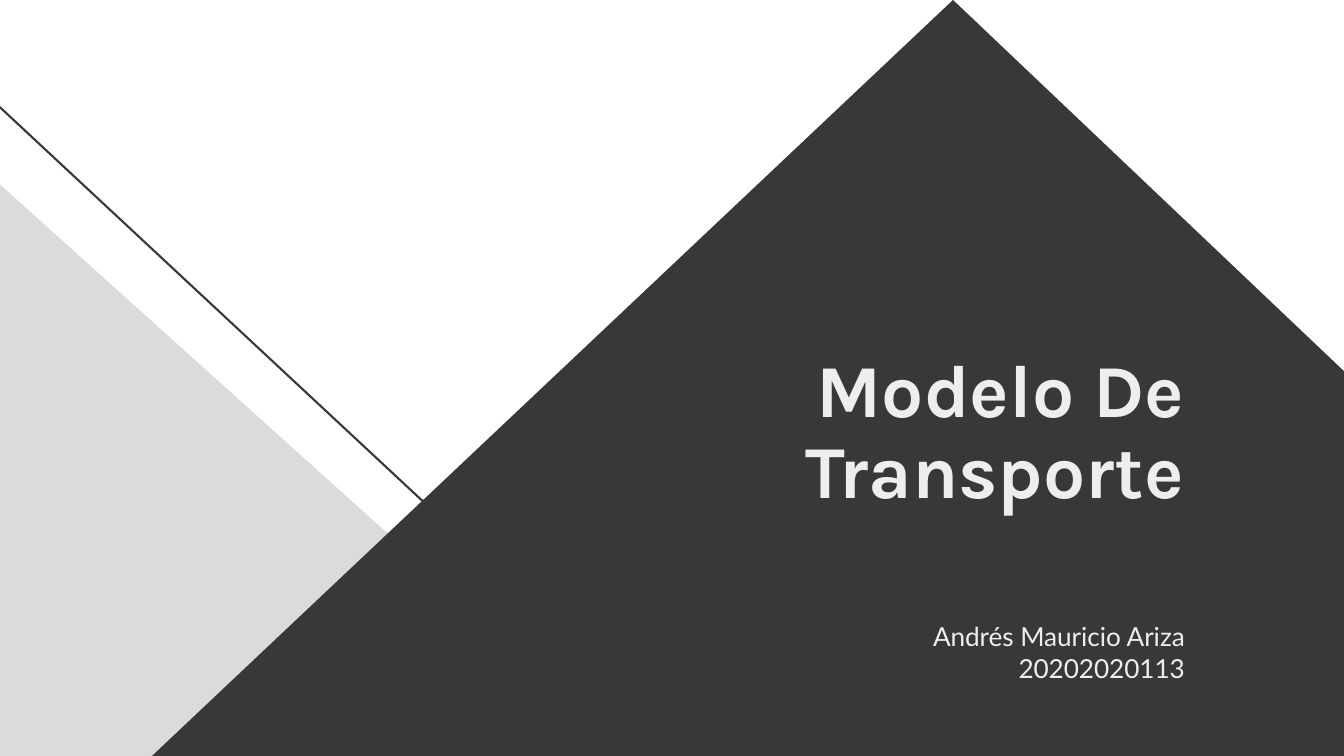
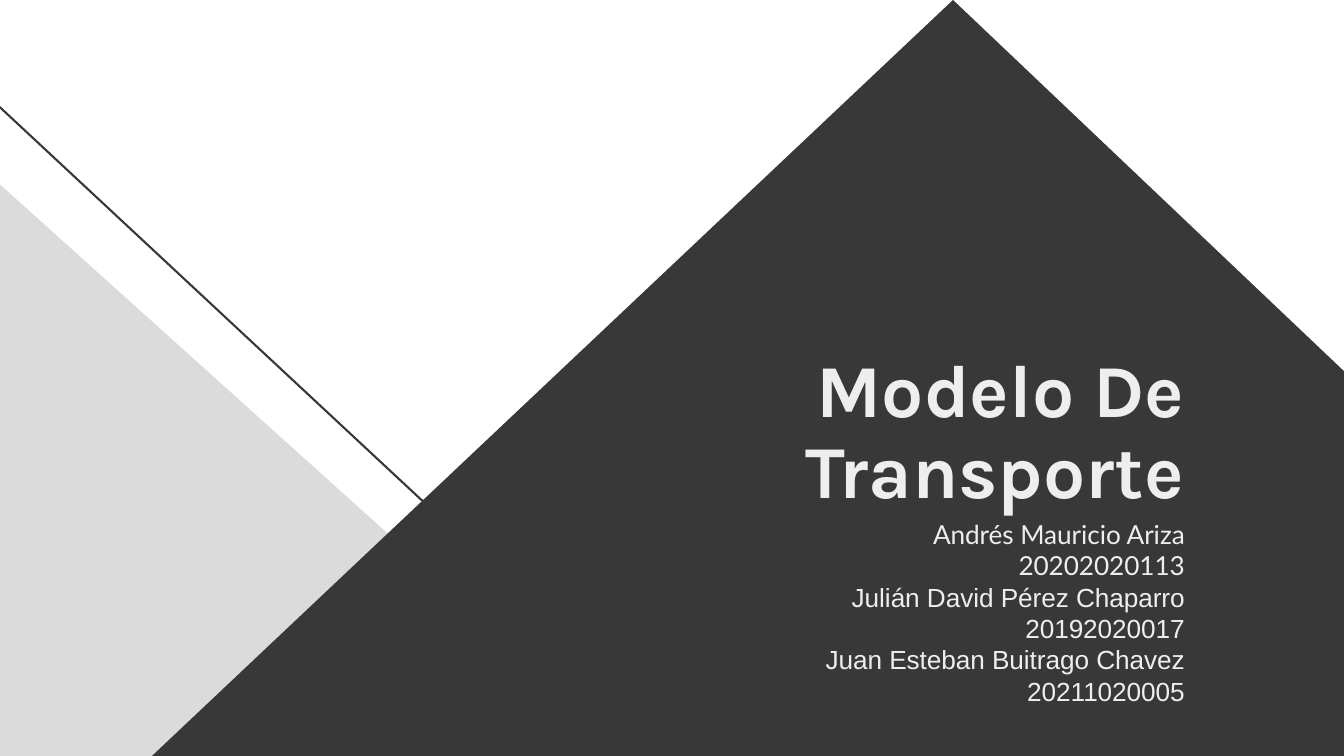
Before and after one commit to Andresmab/IO, a slide deck: slide 1 of Modelo Transporte/Modelo De Transporte.pptx. Drawn at 1344x756 pixels with LibreOffice and Linux fonts; fonts in the diff are those of the drawing. Boxes give left, top, right and bottom in pixels: in the first picture for what was removed or moved away, otherwise in the second. Text is boxed around its words. In the diff, an @@ line names an element or a change of style, - is before the commit and + after.

```diff
--- a/Modelo Transporte/Modelo De Transporte.pptx
+++ b/Modelo Transporte/Modelo De Transporte.pptx
@@ subtitle "Andrés Mauricio Ariza": place and size @@
-subtitle "Andrés Mauricio Ariza" at <box>933,626,1185,678</box>
+subtitle "Andrés Mauricio Ariza" at <box>826,524,1185,701</box>
@@ subtitle at <box>826,587,1185,701</box>: paragraphs added @@
+Julián David Pérez Chaparro
+20192020017
+Juan Esteban Buitrago Chavez
+20211020005
```
